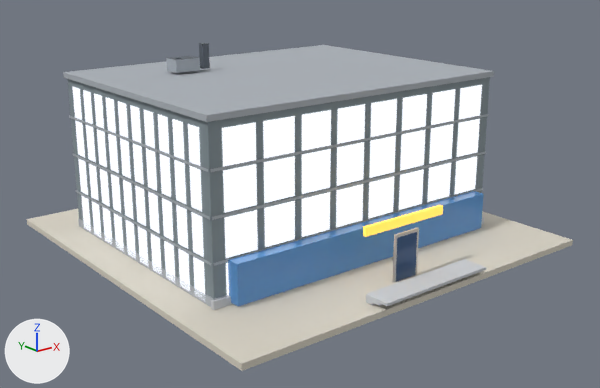
Renders of the glTF model public/models/x2/17.glb from each side of a commit.
Both versions are drawn from a 50 mm camera at (-2.43, -3.12, 1.45) aimed at (-0.02, -0.1, 0.24). Arrows for +X, +Y and +Z are at lower left; the lights stay in place. The older version comes first. Vertices at exactly the same position are counted once.

Names of what the first picture shows: 'b17_x2'.
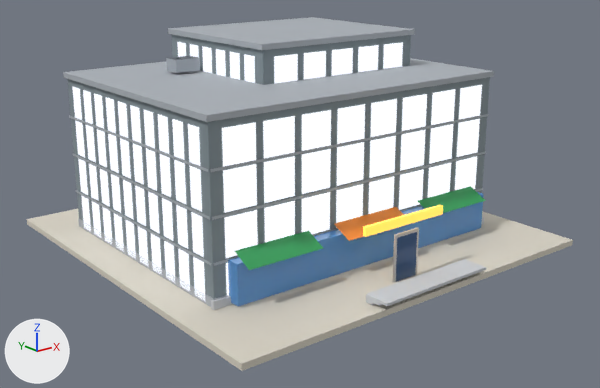
What differs and where, as boxes [x1, y1, x2, y2] in the pictures (600 x 388 px):
'b17_x2', reshaped (8% taller): before [27, 43, 573, 371]; after [27, 17, 573, 371]
part 1 of me_b17_x2, added: after [172, 34, 411, 85]
part 2 of me_b17_x2, added: after [168, 17, 415, 50]
part 3 of me_b17_x2, added: after [177, 42, 403, 84]
part 4 of me_b17_x2, added (green): after [235, 186, 486, 270]

The change, as a list of edits to the scene's bpy script:
```text
Add mat_sign_orange:
    mat_sign_orange = bpy.data.materials.new('sign_orange')
    # nodes: BsdfPrincipled, Mix, OutputMaterial, VertexColor
    # colours: orange #ee8a2c, mixed with the vertex colours
Add mat_sign_green:
    mat_sign_green = bpy.data.materials.new('sign_green')
    # nodes: BsdfPrincipled, Mix, OutputMaterial, VertexColor
    # colours: green #2c9a55, mixed with the vertex colours
Change me_b17_x2:
    used by ob_b17_x2; location = (0.0, 0.0, 0.0)
    remove me_b17_x2.from_pydata(...)  # 764 vertices, 495 faces; spans x -0.98..0.98, y -1.0..0.98, z 0.0..0.94
    add me_b17_x2.from_pydata(...)  # 1296 vertices, 785 faces; spans x -0.98..0.98, y -1.0..0.98, z 0.0..0.99
    me_b17_x2 part 1: the loose piece of 8 vertices spanning x -0.81..0.81, y -0.55..0.7, z 0.03..0.79 is copied, and the copy is scaled about its middle by (0.568, 0.624, 1.24), then moved by (0.18, 0.14, 0.09); it spans x -0.28..0.64, y -0.17..0.61, z 0.03..0.97
    me_b17_x2 part 2: the loose piece of 8 vertices spanning x -0.82..0.82, y -0.56..0.72, z 0.79..0.81 is copied, and the copy is scaled about its middle by (0.574, 0.631, 1), then moved by (0.18, 0.14, 0.18); it spans x -0.29..0.65, y -0.18..0.62, z 0.97..0.99
    me_b17_x2 part 3: 400 vertices added at x -0.29..0.65, y -0.19..0.61, z 0.03..0.93
    me_b17_x2 part 4: 12 vertices added at x -0.71..0.71, y -0.65..-0.55, z 0.2..0.25
    other edits to the shape of me_b17_x2 do not show in these pictures
    add me_b17_x2.materials.append(mat_sign_green)
    add me_b17_x2.materials.append(mat_sign_orange)
```
